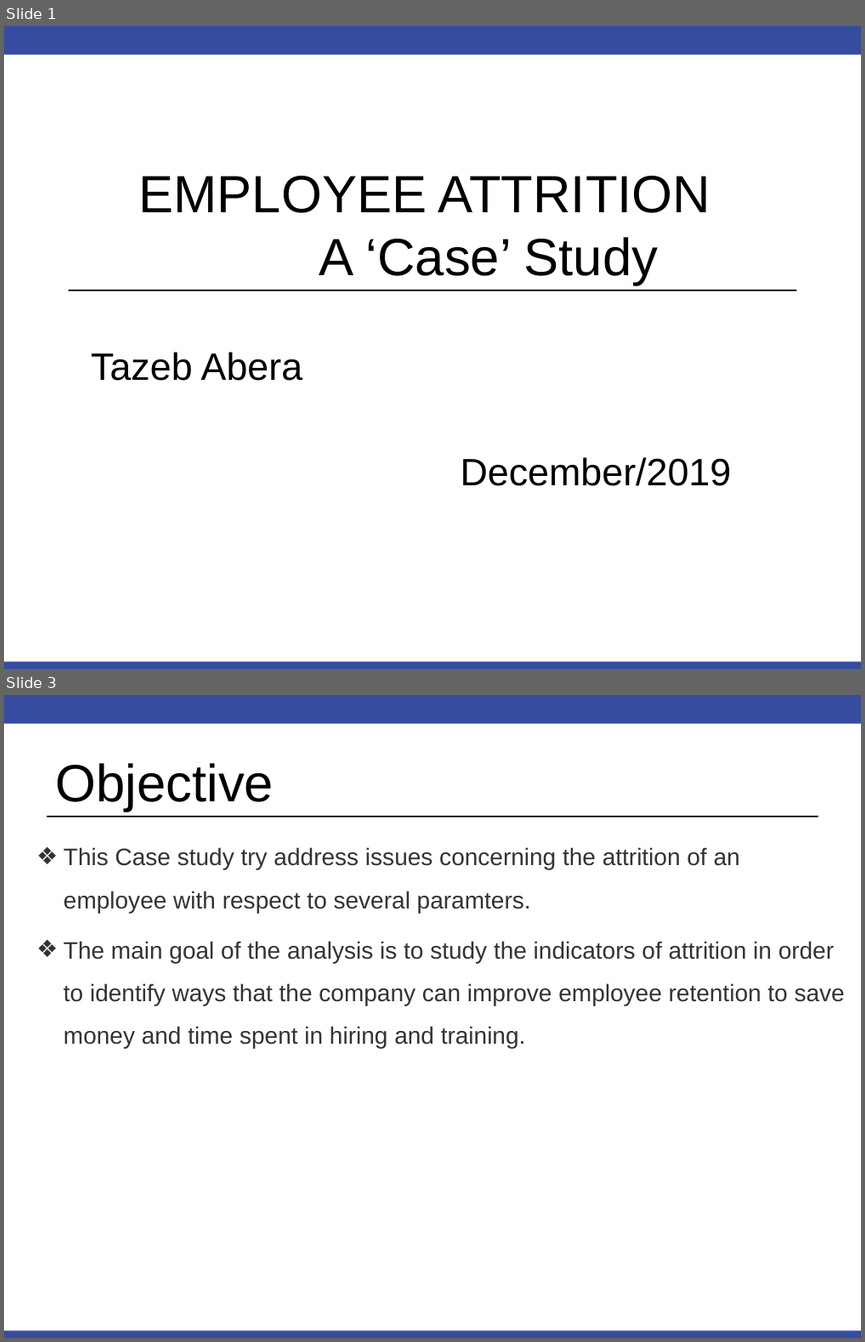
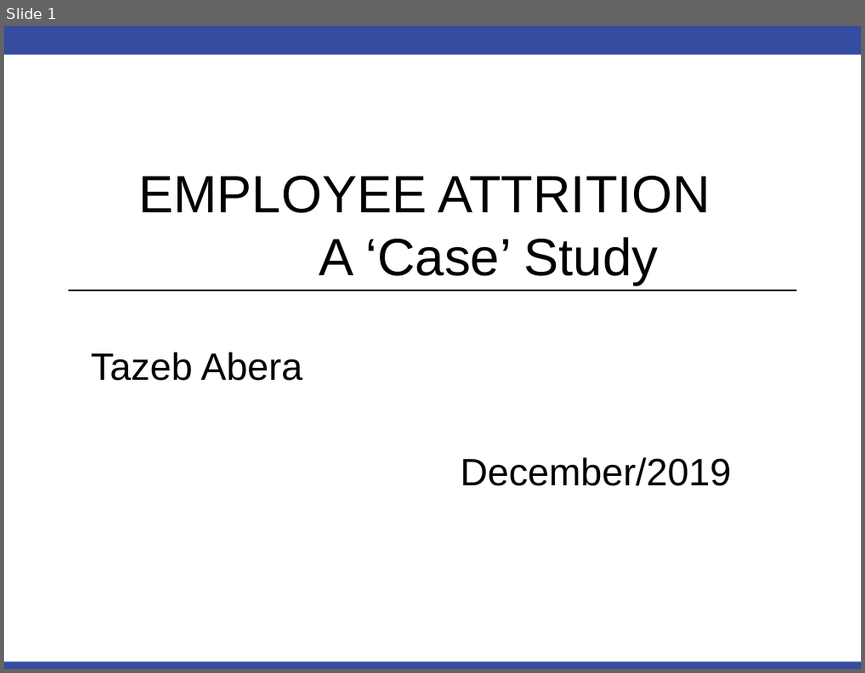
Before and after one commit to tazeb6531/CaseSudy2, a slide deck: Employee Attrition_case study.ppt. Shown one above the other, each under a label of ours: slides 1 and 3 before the commit, slide 1 after it; the slides between them are not shown. The pictures are 865x1342 and 865x673 pixels, drawn with LibreOffice and Linux fonts; fonts in the diff are those of the drawing; background and template pictures are left out. Boxes give left, top, right and bottom in pixels: in the first picture for what was removed or moved away, otherwise in the second. Text is boxed around its words. In the diff, an @@ line names an element or a change of style, - is before the commit and + after.

```diff
--- a/Employee Attrition_case study.ppt
+++ b/Employee Attrition_case study.ppt
@@ slide 3 removed at (x1=4, y1=695, x2=861, y2=1338), background #FFFFFF; not listed: 2 template elements that a slide beside it also shows @@
@@ title removed at (x1=55, y1=763, x2=273, y2=811) @@
-Objective
@@ line removed from (46, 816) to (818, 816) @@
@@ text removed at (x1=64, y1=847, x2=845, y2=1049) @@
-❖ This Case study try address issues concerning the attrition of an employee with respect to several paramters.
-❖ The main goal of the analysis is to study the indicators of attrition in order to identify ways that the company can improve employee retention to save money and time spent in hiring and training.
```
Also in this commit, not shown: 4 slides changed, 5 slides added, 4 other slides removed, 22 other files.
